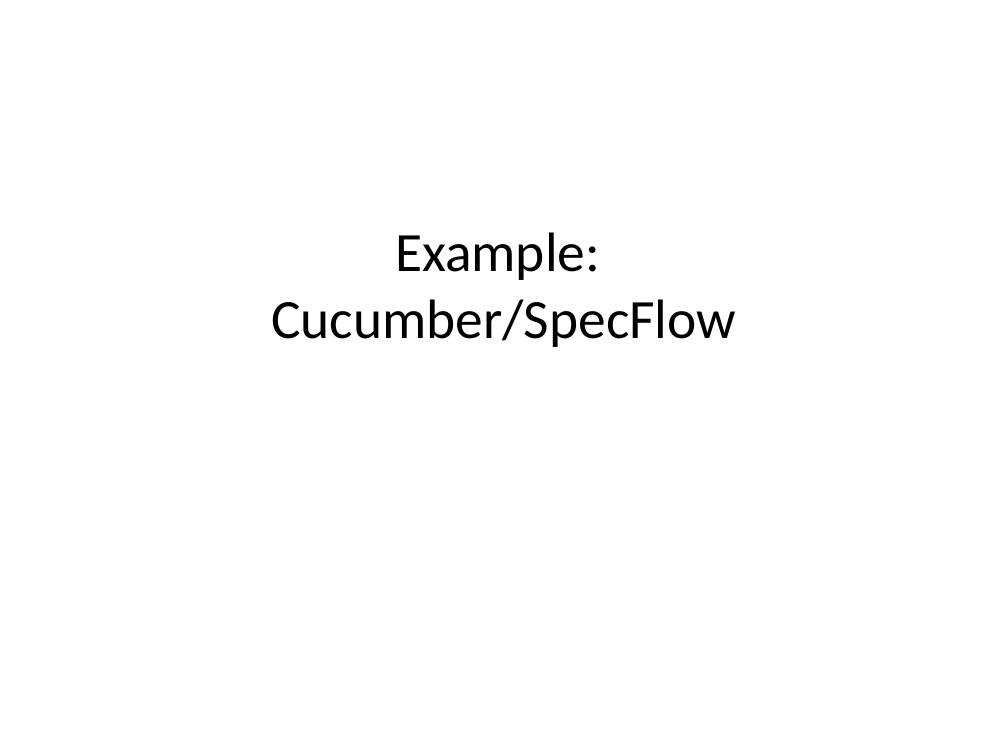
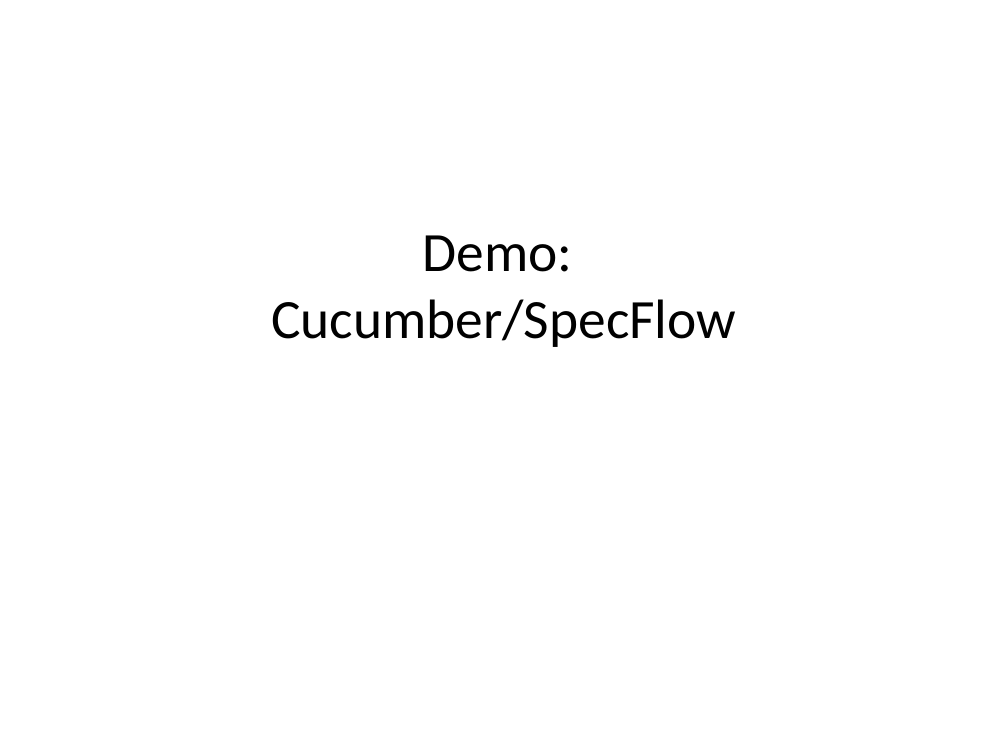
Before and after one commit to timgifford/demos, a slide deck: slide 47 of executable_specification/ExecSpec.pptx (slide 43 before the commit). Drawn at 1008x756 pixels with LibreOffice and Linux fonts; fonts in the diff are those of the drawing. Boxes give left, top, right and bottom in pixels: in the first picture for what was removed or moved away, otherwise in the second. Text is boxed around its words. In the diff, an @@ line names an element or a change of style, - is before the commit and + after.

```diff
--- a/executable_specification/ExecSpec.pptx
+++ b/executable_specification/ExecSpec.pptx
@@ title at (271,235,736,347): text changed @@
-Example:
-Cucumber/SpecFlow
+Demo:
+Cucumber/SpecFlow
```
Also in this commit, not shown: 13 other slides changed, 10 slides added, 6 slides removed, 1 other file.
